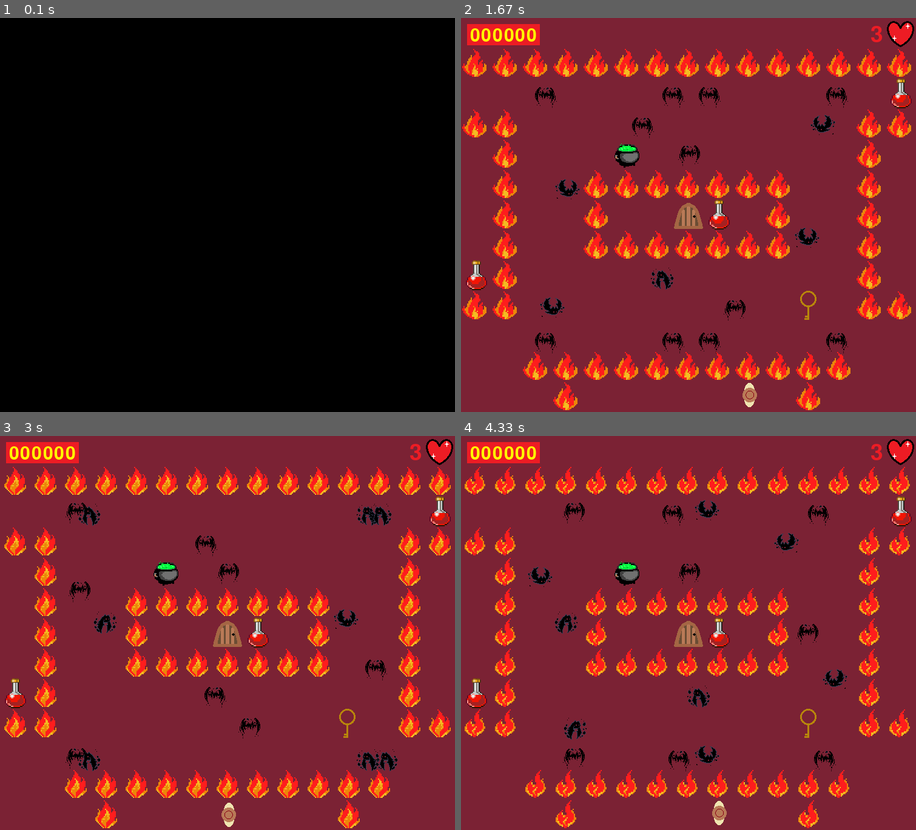
Above: before the commit, frames 1-4 (two rows, left to right).
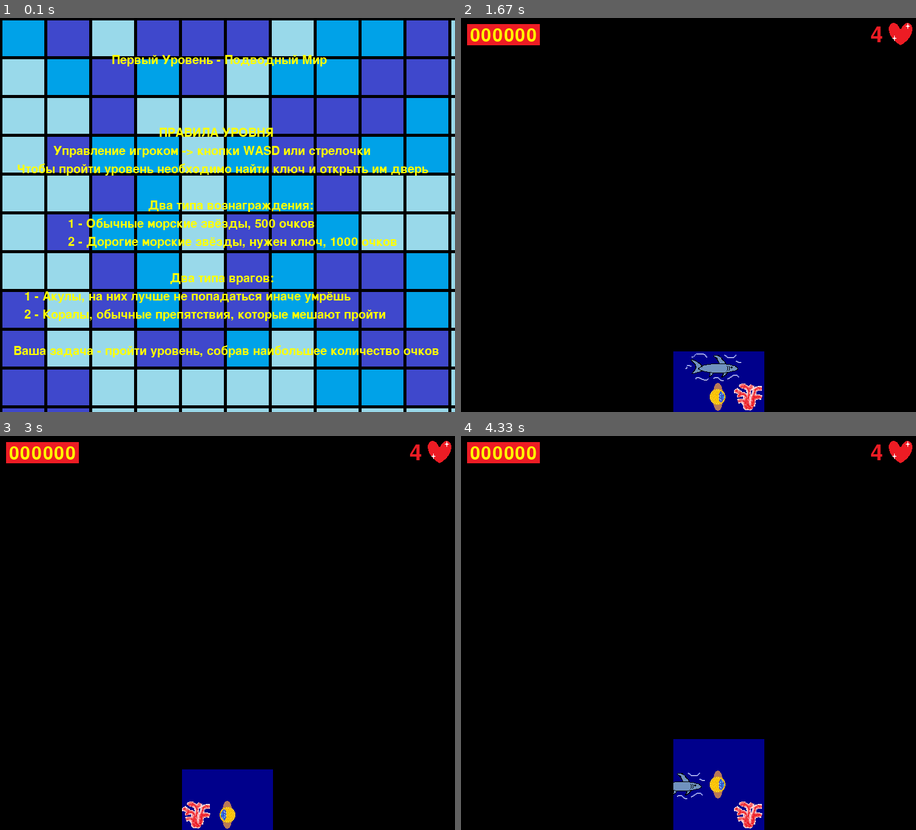
Above: after the commit, the same moments.

Repository: AZEN-SGG/PyGameProject
Game: pygame game, started from MainProgramm.py
The game is run twice, just before and just after one commit, with the same random seed, the same clock (stepped at 60 frames per second) and the same inputs.
Inputs:
- Up to frame 1 (0.1 s): no input
- Up to frame 2 (1.67 s): hold Right 0.33-0.8 s; hold Up 0.83-1.13 s; tap Space at 1.17, 1.57 s; hold Right from 1.5 s (still down)
- Up to frame 3 (3 s): tap Space at 1.87, 2.07, 2.37, 2.63, 2.97 s; release Right at 1.97 s; hold Left 2-2.53 s; hold Down 2.57-2.87 s; hold Left from 2.9 s (still down)
- Up to frame 4 (4.33 s): release Left at 3.3 s; hold Up 3.33-3.7 s; tap Space at 3.4, 3.8, 4.1 s; hold Right from 3.73 s (still down)

The runs differ from the first frame. In frame 1, 86% of the frame differs, in the area x 0-100%, y 0-100%; in frame 2, 98%; in frame 3, 98%; in frame 4, 98%.

Commit message:
доделала уровень

Diff:
--- a/SecondLevel.py
+++ b/SecondLevel.py
@@ -639,6 +639,7 @@
 screen = pygame.display.set_mode((WIDTH, HEIGHT))
 clock = pygame.time.Clock()
 all_sprites = pygame.sprite.Group()
+dop_sprites = pygame.sprite.Group()
 board = Board()
 score = Score(screen)
 
@@ -723,14 +724,22 @@
 potion2 = Potion(725, 125)
 potion3 = Potion(425, 325)
 
+dop_sprites.add(potion1)
+dop_sprites.add(potion2)
+dop_sprites.add(potion3)
+
 heart_image = pygame.image.load(os.path.join(data_folder, 'heart.png')).convert()
 life = Life(screen, score)
 
 key_image = pygame.image.load(os.path.join(data_folder, 'key.png')).convert()
 key = Key(choice(key_coord))
 
+dop_sprites.add(key)
+
 boiler_image = pygame.image.load(os.path.join(data_folder, 'boiler.png')).convert()
 boiler = Boiler(choice(boiler_coord))
+
+dop_sprites.add(boiler)
 
 poison_image = pygame.image.load(os.path.join(data_folder, 'dopzelye.png')).convert()
 poison1 = Poison(choice(poison_coord1))
@@ -738,33 +747,36 @@
 poison3 = Poison(choice(poison_coord3))
 poison4 = Poison(choice(poison_coord4))
 
+dop_sprites.add(poison1)
+dop_sprites.add(poison2)
+dop_sprites.add(poison3)
+dop_sprites.add(poison4)
+
 opening_door_image = pygame.image.load(os.path.join(data_folder, 'opening_door.png')).convert()
 closing_door_image = pygame.image.load(os.path.join(data_folder, 'closing_door.png')).convert()
 door = Door(375, 325)
 
-bat1 = Bat(load_image("data/" + "bat.png"), 3, 1, WIDTH - 50, 510, 20, 1, [])
-bat2 = Bat(load_image("data/" + "bat.png"), 3, 1, 0, 510, 20, 2, [])
+bat1 = Bat(load_image("data/" + "bat.png"), 3, 1, WIDTH - 50, 510, 15, 1, [])
+bat2 = Bat(load_image("data/" + "bat_right.png"), 3, 1, 0, 510, 15, 2, [])
 bat3 = Bat(load_image("data/" + "bat.png"), 3, 1, 350, 510, 15, 1, [])
-bat4 = Bat(load_image("data/" + "bat.png"), 3, 1, 350, 510, 15, 2, [])
-
-bat5 = Bat(load_image("data/" + "bat.png"), 3, 1, WIDTH - 50, 105, 20, 3, [])
-bat6 = Bat(load_image("data/" + "bat.png"), 3, 1, 0, 105, 20, 4, [])
+bat4 = Bat(load_image("data/" + "bat_right.png"), 3, 1, 350, 510, 15, 2, [])
+
+bat5 = Bat(load_image("data/" + "bat.png"), 3, 1, WIDTH - 50, 105, 15, 3, [])
+bat6 = Bat(load_image("data/" + "bat_right.png"), 3, 1, 0, 105, 15, 4, [])
 bat7 = Bat(load_image("data/" + "bat.png"), 3, 1, 350, 105, 15, 3, [])
-bat8 = Bat(load_image("data/" + "bat.png"), 3, 1, 350, 105, 15, 4, [])
-
-bat9 = Bat(load_image("data/" + "bat_right.png"), 3, 1, 105, 155, 20, 5, [])
-bat10 = Bat(load_image("data/" + "bat_right.png"), 3, 1, 105, 460, 20, 6, [])
-bat11 = Bat(load_image("data/" + "bat.png"), 3, 1, 590, 460, 20, 7, [])
-bat12 = Bat(load_image("data/" + "bat.png"), 3, 1, 590, 155, 20, 8, [])
-
-bat13 = Bat(load_image("data/" + "bat.png"), 3, 1, 350, 205, 20, 9, [])
-bat14 = Bat(load_image("data/" + "bat.png"), 3, 1, 545, 310, 20, 10, [])
-bat15 = Bat(load_image("data/" + "bat.png"), 3, 1, 350, 405, 20, 11, [])
-bat16 = Bat(load_image("data/" + "bat_right.png"), 3, 1, 150, 310, 20, 12, [])
-
+bat8 = Bat(load_image("data/" + "bat_right.png"), 3, 1, 350, 105, 15, 4, [])
+
+bat9 = Bat(load_image("data/" + "bat_right.png"), 3, 1, 105, 155, 15, 5, [])
+bat10 = Bat(load_image("data/" + "bat_right.png"), 3, 1, 105, 460, 15, 6, [])
+bat11 = Bat(load_image("data/" + "bat.png"), 3, 1, 590, 460, 15, 7, [])
+bat12 = Bat(load_image("data/" + "bat.png"), 3, 1, 590, 155, 15, 8, [])
+
+bat13 = Bat(load_image("data/" + "bat.png"), 3, 1, 350, 205, 15, 9, [])
+bat14 = Bat(load_image("data/" + "bat.png"), 3, 1, 545, 310, 15, 10, [])
+bat15 = Bat(load_image("data/" + "bat.png"), 3, 1, 350, 405, 15, 11, [])
+bat16 = Bat(load_image("data/" + "bat_right.png"), 3, 1, 150, 310, 15, 12, [])
 
 all_sprites.add(door)
-all_sprites.add(bat1)
 all_sprites.add(player)
 all_sprites.add(flame1)
 all_sprites.add(flame2)
@@ -837,9 +849,25 @@
 all_sprites.add(poison3)
 all_sprites.add(poison4)
 all_sprites.add(life)
-all_sprites.add(key)
-
-# Цикл игрыall_sprites.add(flame1)
+
+all_sprites.add(bat1)
+all_sprites.add(bat2)
+all_sprites.add(bat3)
+all_sprites.add(bat4)
+all_sprites.add(bat5)
+all_sprites.add(bat6)
+all_sprites.add(bat7)
+all_sprites.add(bat8)
+all_sprites.add(bat9)
+all_sprites.add(bat10)
+all_sprites.add(bat11)
+all_sprites.add(bat12)
+all_sprites.add(bat13)
+all_sprites.add(bat14)
+all_sprites.add(bat15)
+all_sprites.add(bat16)
+
+# Цикл игры
 running = True
 
 
@@ -848,6 +876,8 @@
     global all_sprites
     global faced_bool
     global win_bool
+    global KEY
+    global BOILER
 
     while running:
         # Держим цикл на правильной скорости
@@ -898,6 +928,7 @@
 
         all_sprites.draw(screen)
         score.update()
+        dop_sprites.update()
 
         if faced_bool:
             faced()
@@ -906,4 +937,3 @@
             win()
         # После отрисовки всего, переворачиваем экран
         pygame.display.flip()
-second_level(True)
